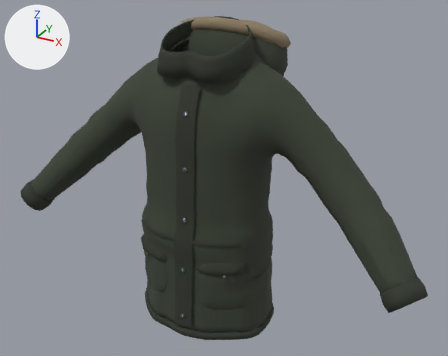
Before and after pictures for a commit that changed the glTF model godot/assets/wear/parka.glb.
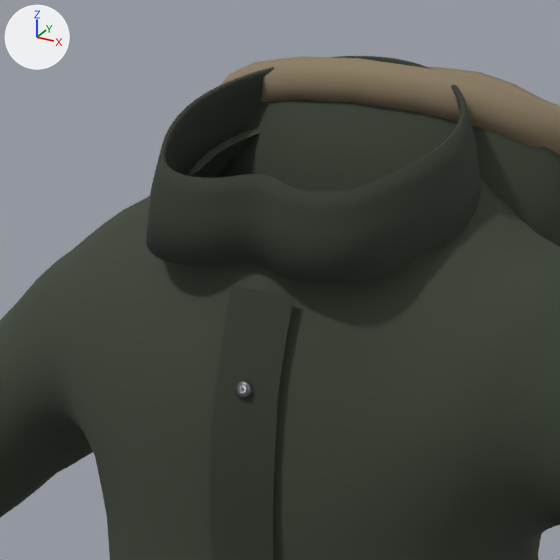
Each version is shown whole from a 50 mm lens placed at (0.844, -1.448, 1.898), pointed at (0.033, 0.026, 1.161), then close up on the part from 25% to 62% of the width and 0% to 46% of the height. The lights are fixed; the arrows at upper left show +X, +Y and +Z. The first two pictures are the older version. Where no turn or scale is listed for an object, it has been applied to the vertices. Vertices at exactly the same position are counted once.

The older version as bpy lines, for what is in view:
```python
me_parka = bpy.data.meshes.new('parka')
me_parka.from_pydata(...)  # 4494 vertices, 8517 faces; spans x -0.664..0.666, y -0.191..0.221, z -0.166..0.724
# faces by material slot: [5193, 2724, 264, 336]
me_parka.materials.append(mat_plotno_parka)  # dark grey #3a4235
me_parka.materials.append(mat_plotno_parka_c)  # dark grey #30362b
me_parka.materials.append(mat_dzianina_futerko)  # brown #8b7c63
me_parka.materials.append(mat_metal_zamek)  # grey #6f7379
ob_parka = bpy.data.objects.new('parka', me_parka)
ob_parka.location = (0.0, 0.0, 0.8952)
```
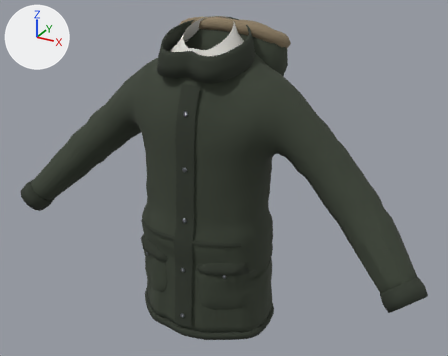
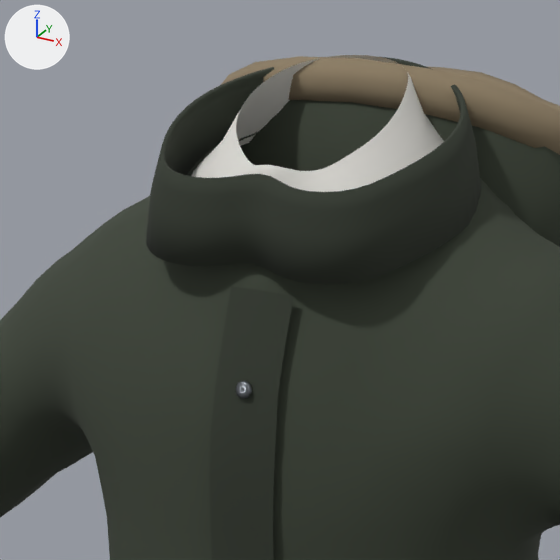
What the commit changed:
Material 'dzianina_podkoszulek' (mat_dzianina_podkoszulek) is new.
Its base color is (0.782, 0.767, 0.723) (white #e5e3dd).
Its roughness is 0.9.
me_parka is used by ob_parka; location (0.0, 0.0, 0.8952).
me_parka had 4494 vertices, 8517 faces and spanned x -0.664..0.666, y -0.191..0.221, z -0.166..0.724.
me_parka now has 4734 vertices, 8877 faces and spans x -0.664..0.666, y -0.191..0.221, z -0.166..0.725.
me_parka part 1: a new loose piece of 240 vertices spanning x -0.122..0.122, y -0.108..0.098, z 0.6..0.725, in mat_dzianina_podkoszulek (white #e5e3dd).
Other edits to the shape of me_parka do not show in these pictures.
me_parka gains material mat_dzianina_podkoszulek (white #e5e3dd).

Boxes (x1, y1, x2, y2) around the edits, measured in the close-ups (560 x 560 px):
'parka', reshaped: before (0, 56, 560, 560); after (0, 55, 560, 560)
part 1 of me_parka, added: after (191, 55, 444, 192)
